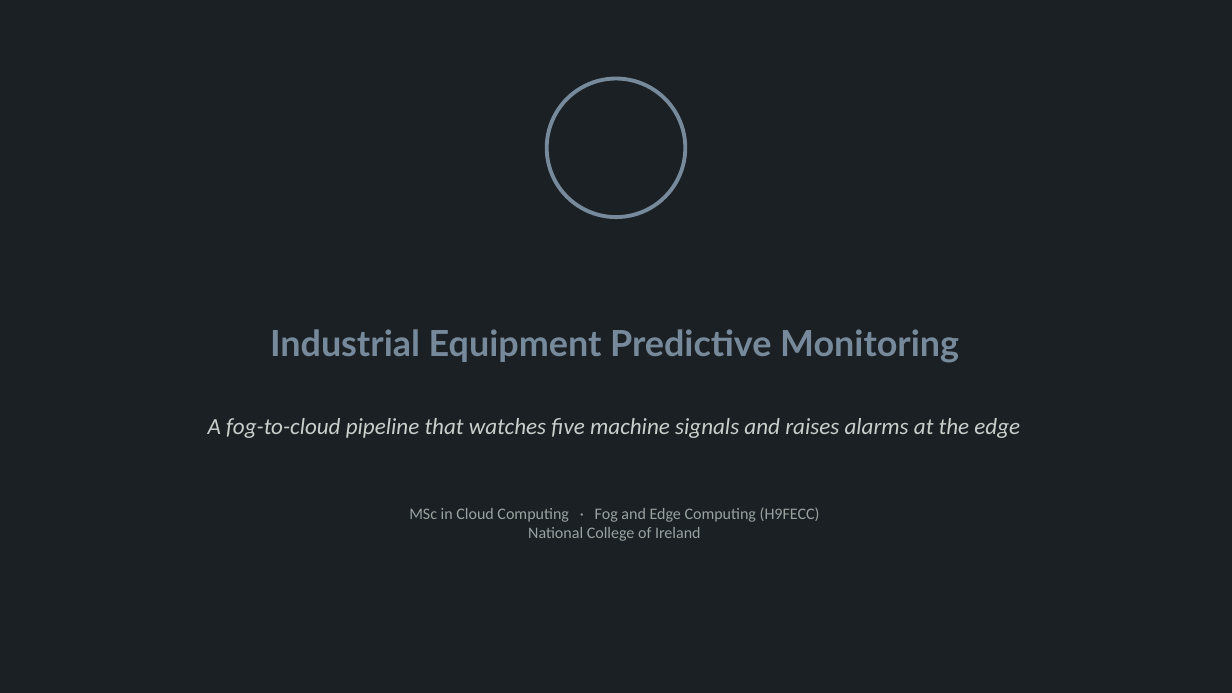
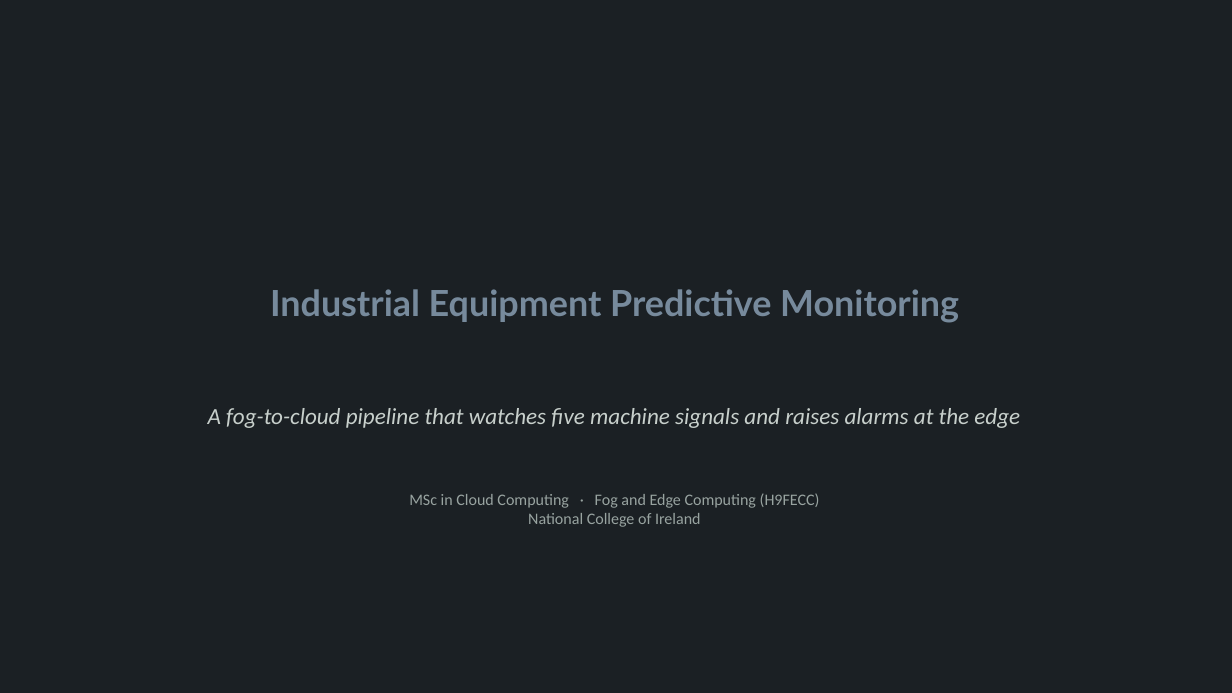
Before and after one commit to valletivarish/FEC_version_2, a slide deck: slide 1 of ppt/industrial-equipment-monitoring.pptx. Drawn at 1232x693 pixels with LibreOffice and Linux fonts; fonts in the diff are those of the drawing. Boxes give left, top, right and bottom in pixels: in the first picture for what was removed or moved away, otherwise in the second. Text is boxed around its words. In the diff, an @@ line names an element or a change of style, - is before the commit and + after.

Commit message:
Redesign all 25 deck covers: remove the circular monogram/emblem badge from every title direction; covers now stand on layout, colour and typography alone

```diff
--- a/ppt/industrial-equipment-monitoring.pptx
+++ b/ppt/industrial-equipment-monitoring.pptx
@@ ellipse removed at <box>547,79,686,217</box> @@
@@ text "Industrial Equipment Predictive Monitoring": place and size @@
-text "Industrial Equipment Predictive Monitoring" at <box>270,329,959,363</box>
+text "Industrial Equipment Predictive Monitoring" at <box>270,289,959,323</box>
@@ text "A fog-to-cloud pipeline that watches ...": place and size @@
-text "A fog-to-cloud pipeline that watches ..." at <box>208,418,1020,438</box>
+text "A fog-to-cloud pipeline that watches ..." at <box>208,408,1020,428</box>
@@ text "MSc in Cloud Computing · ...": place and size @@
-text "MSc in Cloud Computing · ..." at <box>409,508,820,541</box>
+text "MSc in Cloud Computing · ..." at <box>409,494,820,527</box>
```
Also in this commit, not shown: 24 other files.
